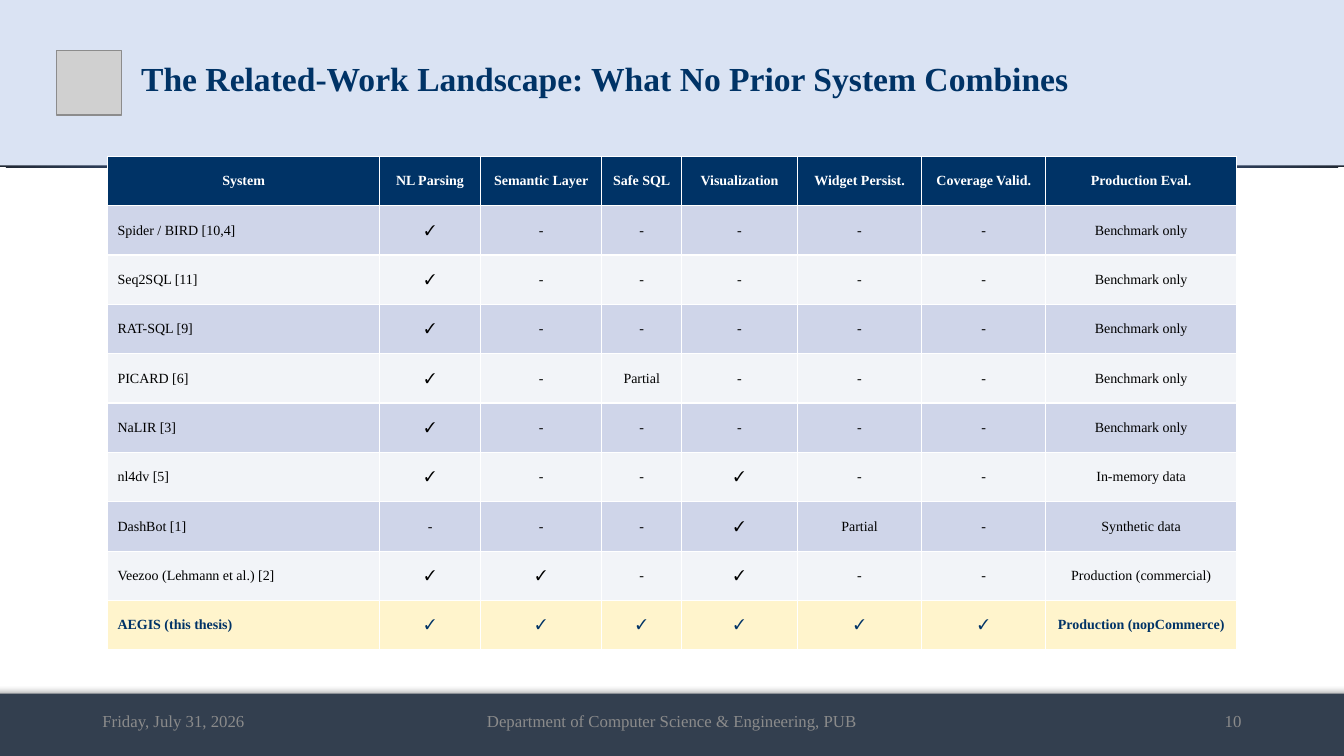
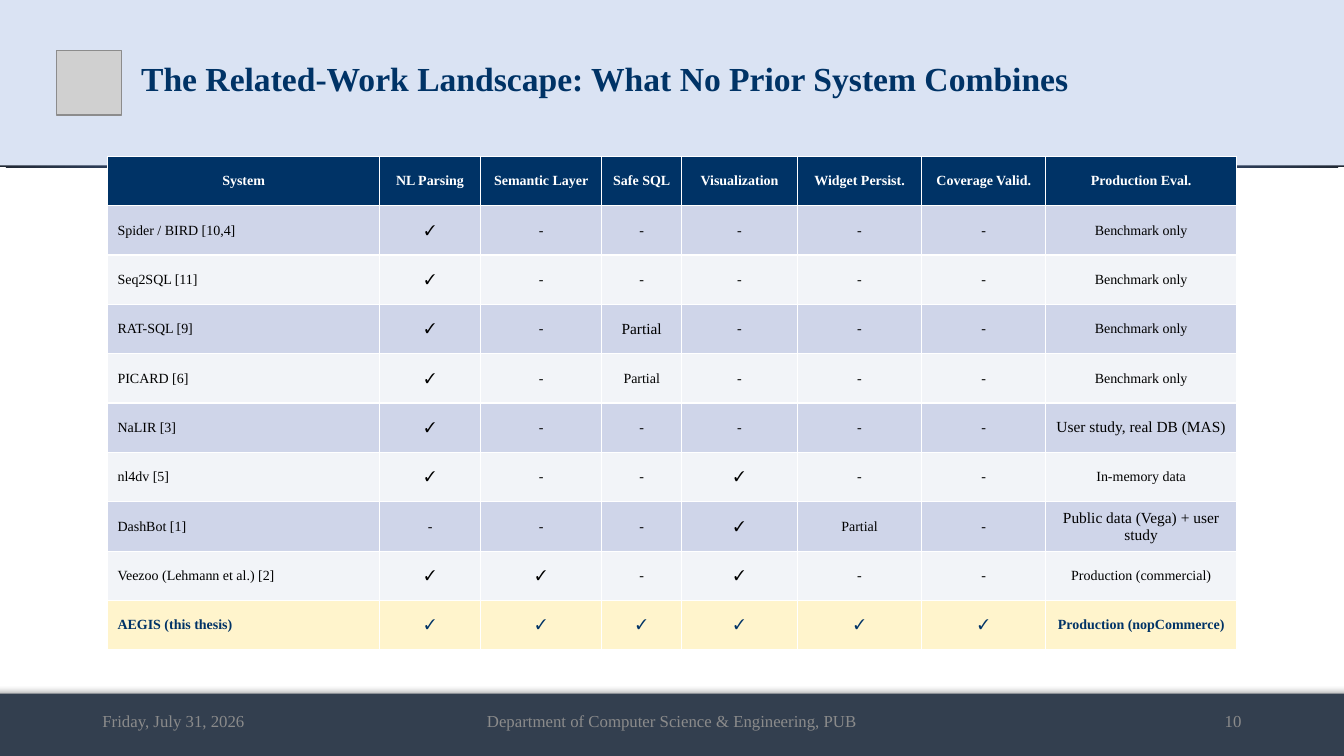
Before and after one commit to md-riaz/AEGIS-Research, a slide deck: slide 10 of docs/scripts/Md_Riaz_Mid_Defense_Final_0322310105101024.pptx. Drawn at 1344x756 pixels with LibreOffice and Linux fonts; fonts in the diff are those of the drawing; grey boxes stand for pictures. Boxes give left, top, right and bottom in pixels: in the first picture for what was removed or moved away, otherwise in the second. Text is boxed around its words. In the diff, an @@ line names an element or a change of style, - is before the commit and + after.

```diff
--- a/docs/scripts/Md_Riaz_Mid_Defense_Final_0322310105101024.pptx
+++ b/docs/scripts/Md_Riaz_Mid_Defense_Final_0322310105101024.pptx
@@ table at [108, 156, 1236, 650] @@
-row 4, column 4: -
+row 4, column 4: Partial
-row 6, column 8: Benchmark only
+row 6, column 8: User study, real DB (MAS)
-row 8, column 8: Synthetic data
+row 8, column 8: Public data (Vega) + user study
```
Also in this commit, not shown: 6 other slides changed, 2 other files.
